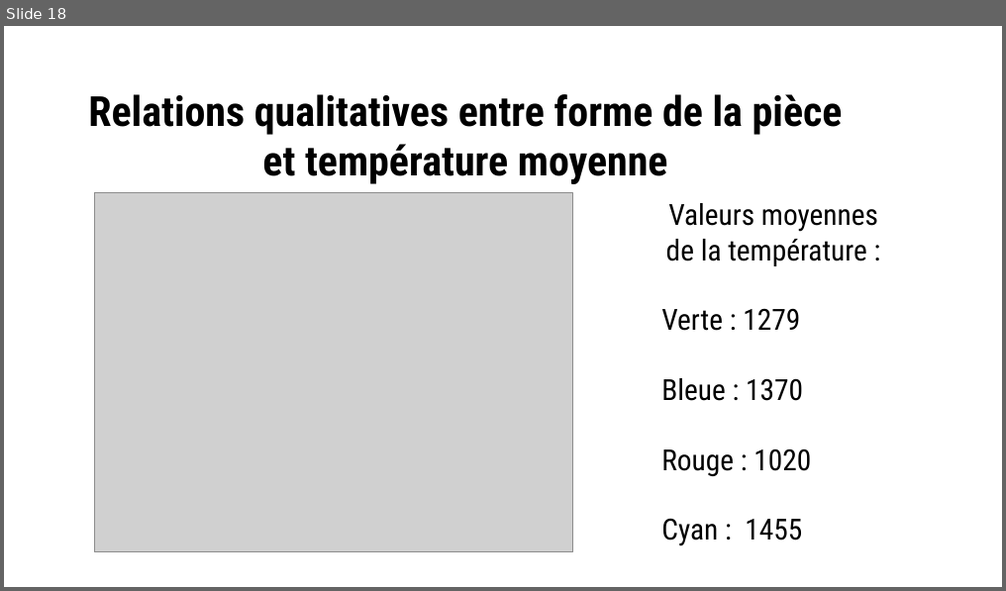
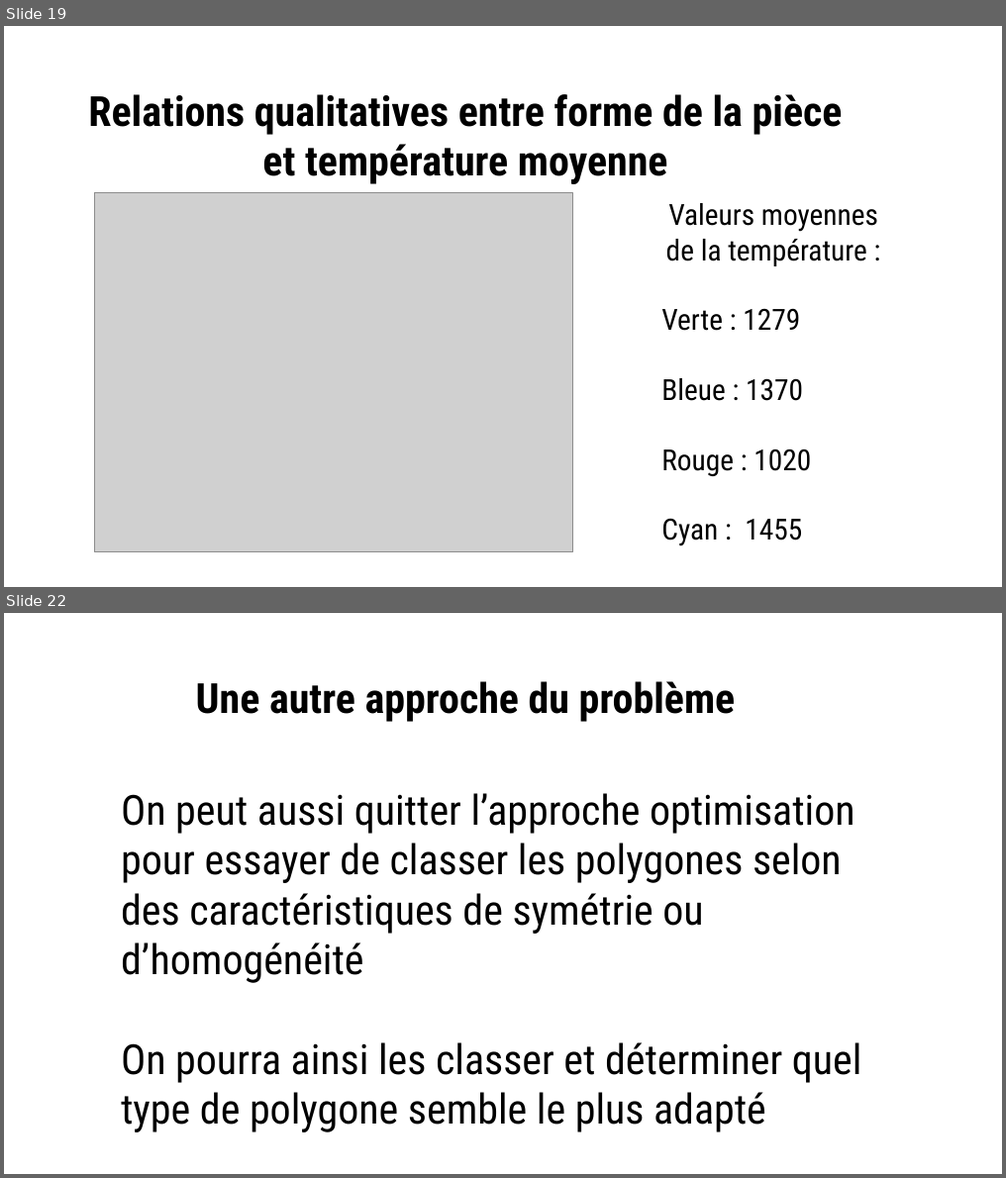
Before and after one commit to Savagerqt/Projet2A, a slide deck: Présentation1.pptx. Shown one above the other, each under a label of ours: slide 18 before the commit, slides 19 and 22 after it; the slides between them are not shown. The pictures are 1006x591 and 1006x1178 pixels, drawn with LibreOffice and Linux fonts; fonts in the diff are those of the drawing; grey boxes stand for pictures; background and template pictures are left out. Boxes give left, top, right and bottom in pixels: in the first picture for what was removed or moved away, otherwise in the second. Text is boxed around its words. In the diff, an @@ line names an element or a change of style, - is before the commit and + after.

```diff
--- a/Présentation1.pptx
+++ b/Présentation1.pptx
@@ slide 22 added at (4, 613, 1002, 1174), background #FFFFFF @@
@@ text added at (196, 681, 736, 722), 40 pt, text #000000, bold @@
+Une autre approche du problème
@@ text added at (121, 793, 862, 1133), 40 pt, text #000000 @@
+On peut aussi quitter l’approche optimisation pour essayer de classer les polygones selon des caractéristiques de symétrie ou d’homogénéité
+On pourra ainsi les classer et déterminer quel type de polygone semble le plus adapté
@@ what was slide 18 is now slide 19 @@
```
Also in this commit, not shown: 2 slides changed, 2 other slides added, 11 other files.
